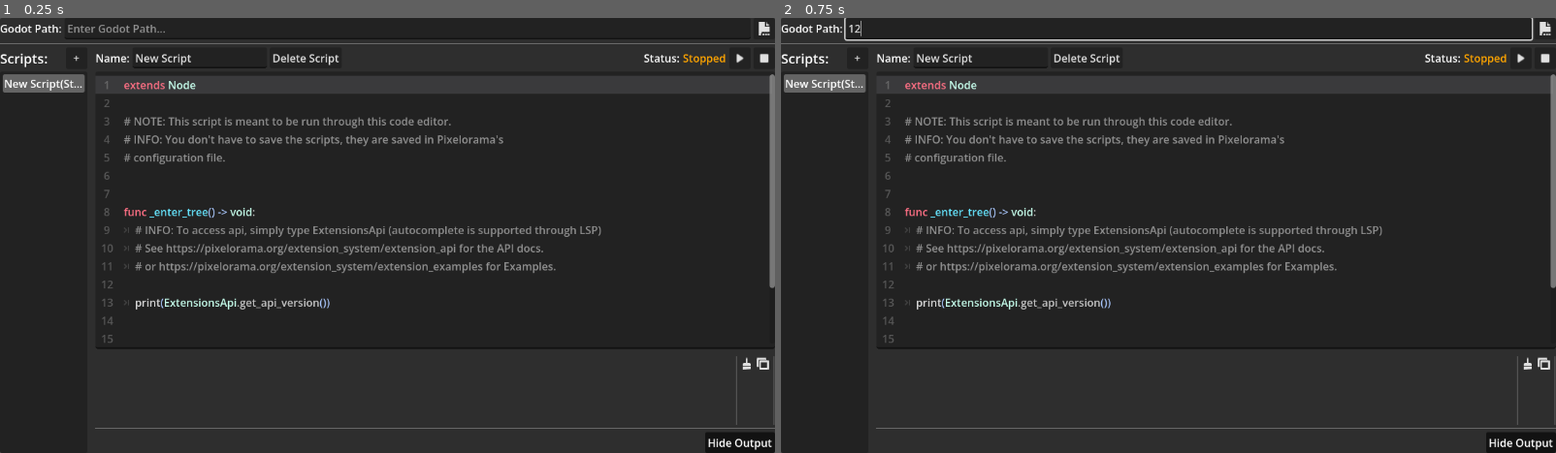
Above: before the commit, frames 1-2 (left to right).
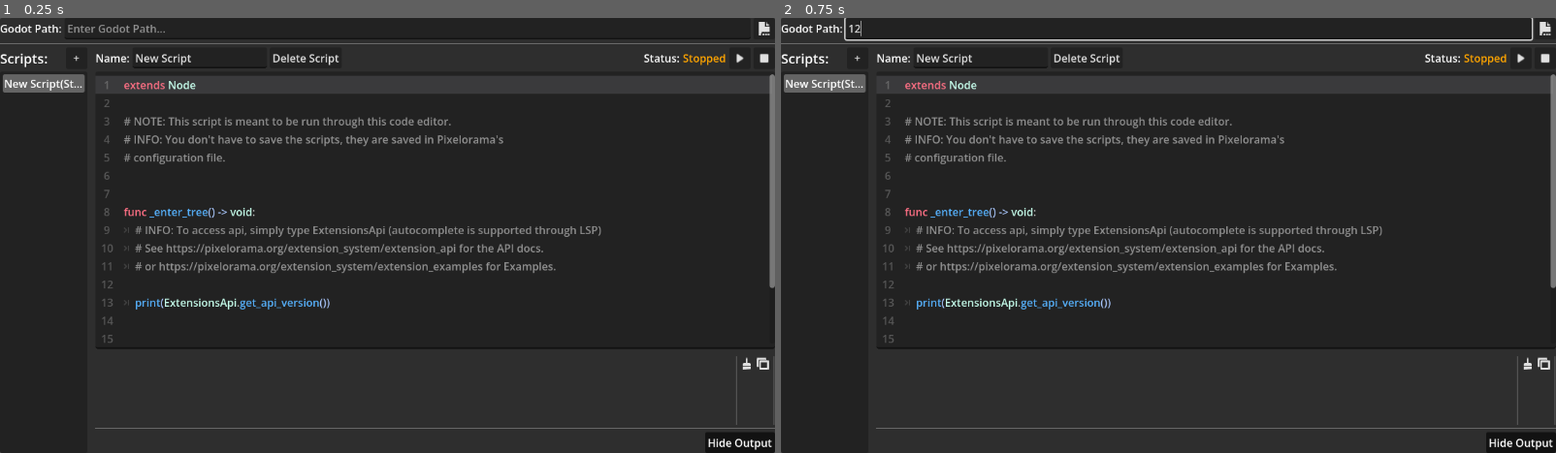
Above: after the commit, the same moments.

Repository: Variable-Interactive/Pixelorame-Ceramic
Game: Godot game, scene res://src/Extensions/Ceramic/CeramicEditor/Ceramic.tscn
The game is run twice, just before and just after one commit, with the same random seed, the same clock (stepped at 60 frames per second) and the same inputs.
Inputs (mouse positions are in pixels of both pictures, inside the frame that each line leads up to):
- Up to frame 1 (0.25 s): no input
- Up to frame 2 (0.75 s): click (1191, 26) at 0.52 s; type "12" at 0.6 s

The runs differ from the first frame. In frame 1, 0.2% of the frame differs, in the area x 17-42%, y 43-68%; in frame 2, 0.2%.

Commit message:
we've got highlighting

Diff:
--- a/src/Extensions/Ceramic/CeramicEditor/Nodes/Editor.gd
+++ b/src/Extensions/Ceramic/CeramicEditor/Nodes/Editor.gd
@@ -130,7 +130,7 @@
 		var result: Dictionary = {}
 		var comment_index := line.find("#")
 		var start_idx: int = 0
-		while true:
+		while start_idx != -1:
 			start_idx = line.find(operator, start_idx)
 			if comment_index != -1 and start_idx > comment_index:
 				break
@@ -159,6 +159,39 @@
 				"color": FUNCTION_DEFINE_COLOR,
 			}
 
+	func highlight_func_use(line: String, result: Dictionary):
+		var func_def_index := line.find("func")
+		var comment_index := line.find("#")
+
+		var r_start := line.length()  # End of the actual string.
+		while r_start != -1:
+			r_start = line.rfind("(", r_start - 1)
+			if comment_index != -1 and r_start > comment_index:
+				continue
+			if r_start == -1:
+				break
+
+			var l_start := r_start  # Start of the actual string.
+			# move leftward
+			var name_started := false
+			while l_start >= 0:
+				l_start -= 1
+				# reached func keyword instead of getting the name
+				if func_def_index != -1 and l_start <= func_def_index + 3:
+					break
+				if not name_started and line[l_start].is_valid_ascii_identifier():
+					name_started = true
+				if name_started:
+					var start_indicators := [".", " ", ":", "	"]
+					if line[l_start] in start_indicators:
+						break
+			result[l_start + 1] = {
+				"color": FUNCTION_COLOR,
+			}
+			result[r_start] = {
+				"color": SYMBOL_COLOR,
+			}
+
 	func _get_line_syntax_highlighting(line: int) -> Dictionary:
 		var result := {}  # Order of
 		var text := get_text_edit().get_line(line)
@@ -172,6 +205,7 @@
 			result.merge(add_keyword(keyword, TYPE_COLOR, text), true)
 		# Highlight function declaration
 		highlight_func_defs(text, result)
+		highlight_func_use(text, result)
 
 		## Comments
 		var comment_index := text.find("#")
--- a/src/Extensions/Ceramic/CeramicEditor/Nodes/Editor.tscn
+++ b/src/Extensions/Ceramic/CeramicEditor/Nodes/Editor.tscn
@@ -9,7 +9,8 @@
 grow_horizontal = 2
 grow_vertical = 2
 size_flags_vertical = 3
-text = "print(ExtensionsApi.get_api_version())"
+text = "func (value):
+	s.print(ExtensionsApi.get_api_version())"
 caret_blink = true
 draw_tabs = true
 gutters_draw_line_numbers = true
